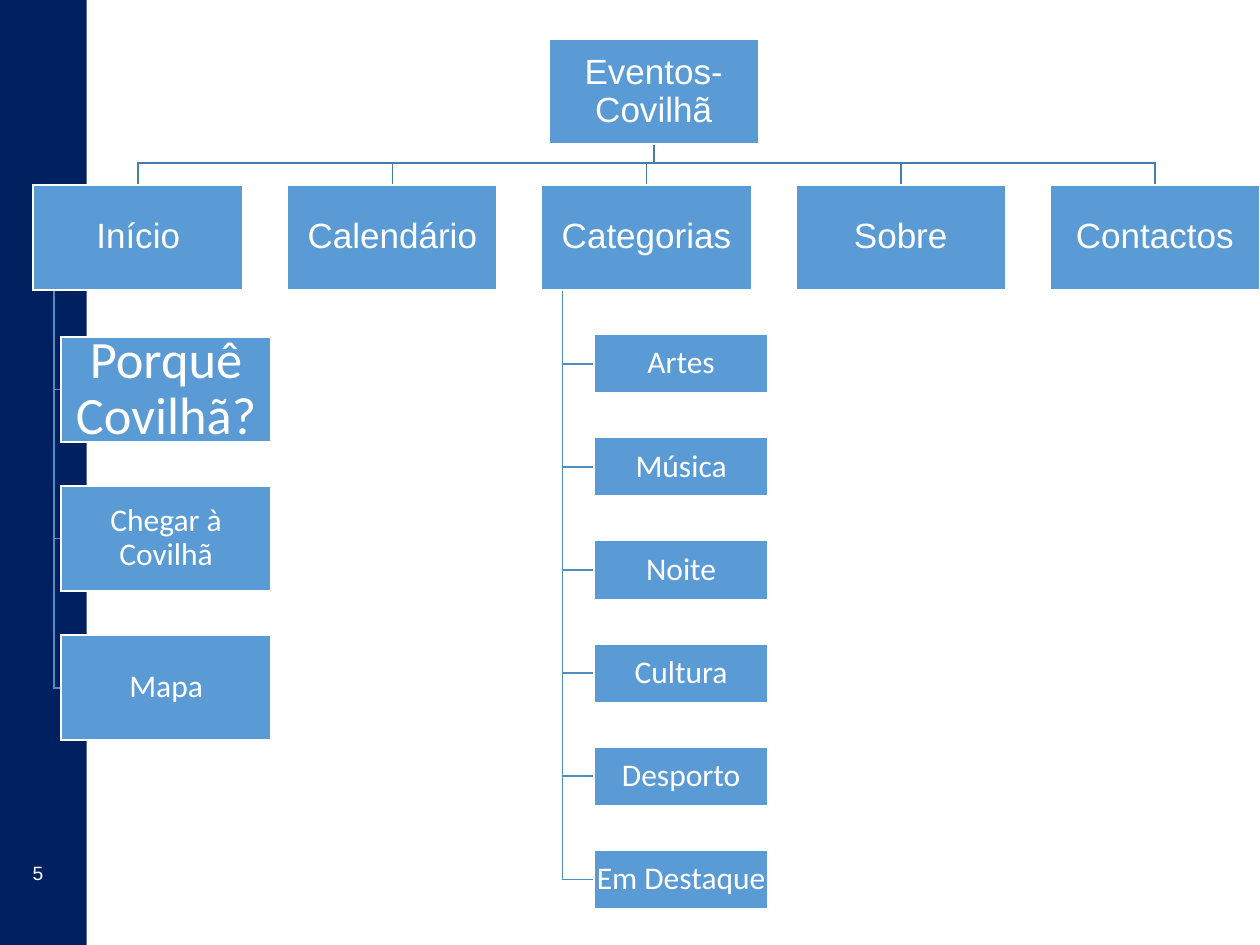
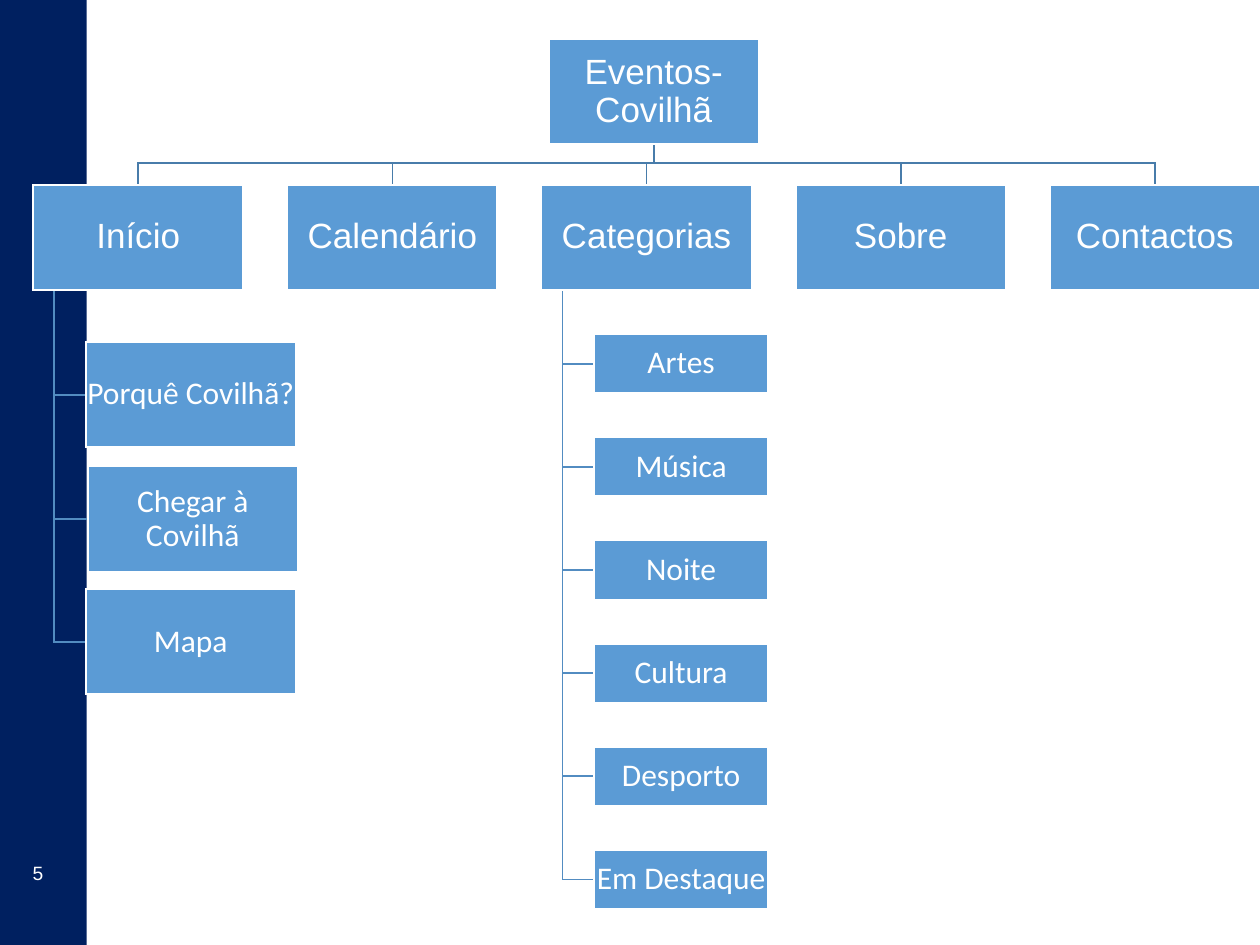
Before and after one commit to Gabulhas/CompWeb, a slide deck: slide 5 of UBI_CompWeb_2018_templates.pptx. Drawn at 1260x945 pixels with LibreOffice and Linux fonts; fonts in the diff are those of the drawing; background and template pictures are left out. Boxes give left, top, right and bottom in pixels: in the first picture for what was removed or moved away, otherwise in the second. Text is boxed around its words. In the diff, an @@ line names an element or a change of style, - is before the commit and + after.

```diff
--- a/UBI_CompWeb_2018_templates.pptx
+++ b/UBI_CompWeb_2018_templates.pptx
@@ freeform shape: place and size @@
-freeform shape at box(48, 290, 60, 389)
+freeform shape at box(54, 290, 86, 394)
@@ freeform shape: place and size @@
-freeform shape at box(48, 290, 60, 538)
+freeform shape at box(54, 290, 88, 519)
@@ freeform shape: place and size @@
-freeform shape at box(48, 290, 60, 688)
+freeform shape at box(54, 290, 86, 641)
@@ text "Porquê Covilhã?": place and size @@
-text "Porquê Covilhã?" at box(76, 334, 256, 447)
+text "Porquê Covilhã?" at box(87, 382, 294, 409)
@@ rectangle: place and size @@
-rectangle at box(62, 336, 272, 441)
+rectangle at box(86, 343, 296, 447)
@@ text "Porquê Covilhã?" at box(87, 382, 294, 409): size 30 to 18 pt; less space between paragraphs @@
@@ text "Chegar à Covilhã": place and size @@
-text "Chegar à Covilhã" at box(110, 509, 222, 565)
+text "Chegar à Covilhã" at box(137, 490, 248, 546)
@@ rectangle: place and size @@
-rectangle at box(62, 486, 272, 591)
+rectangle at box(88, 466, 299, 571)
@@ text "Mapa": place and size @@
-text "Mapa" at box(129, 677, 203, 702)
+text "Mapa" at box(154, 632, 228, 657)
@@ rectangle: place and size @@
-rectangle at box(62, 635, 272, 740)
+rectangle at box(86, 590, 296, 694)
```
Also in this commit, not shown: 8 other slides changed, 3 slides added, 3 slides removed.
